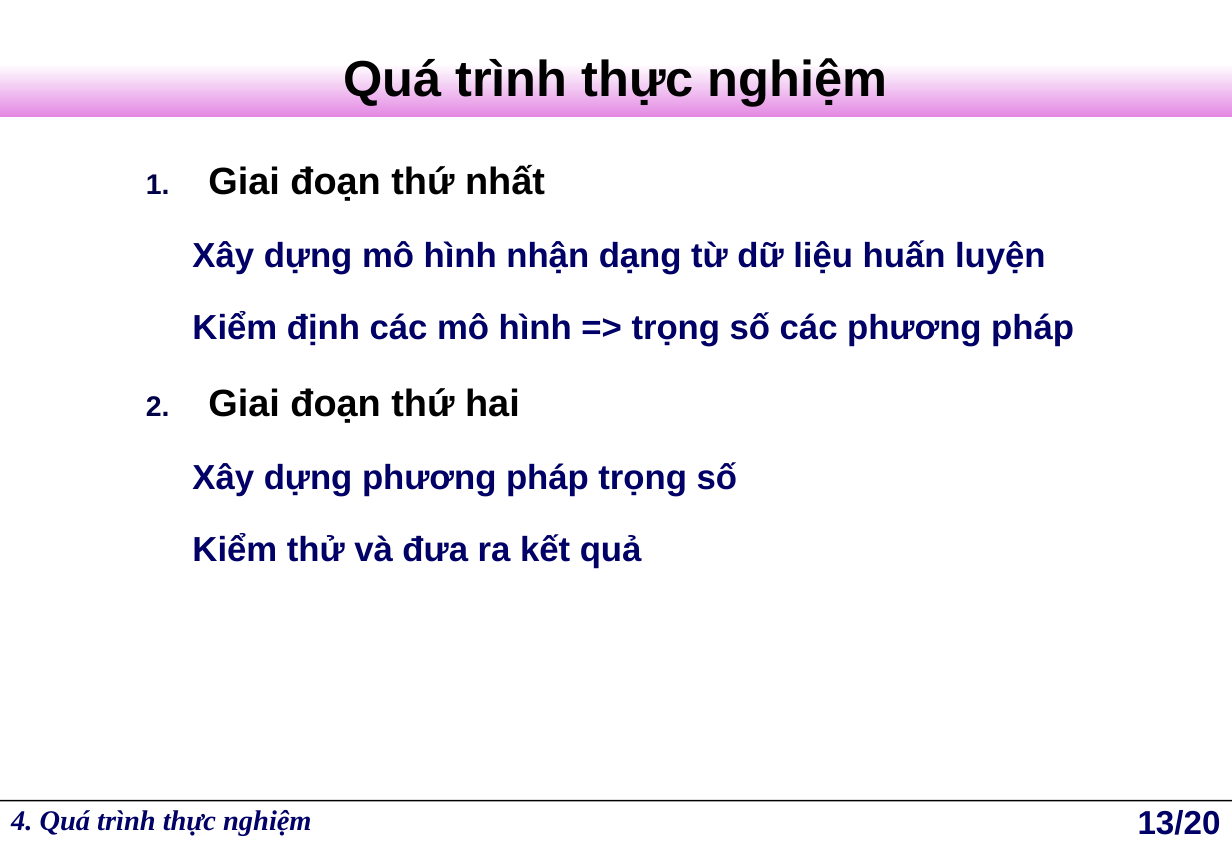
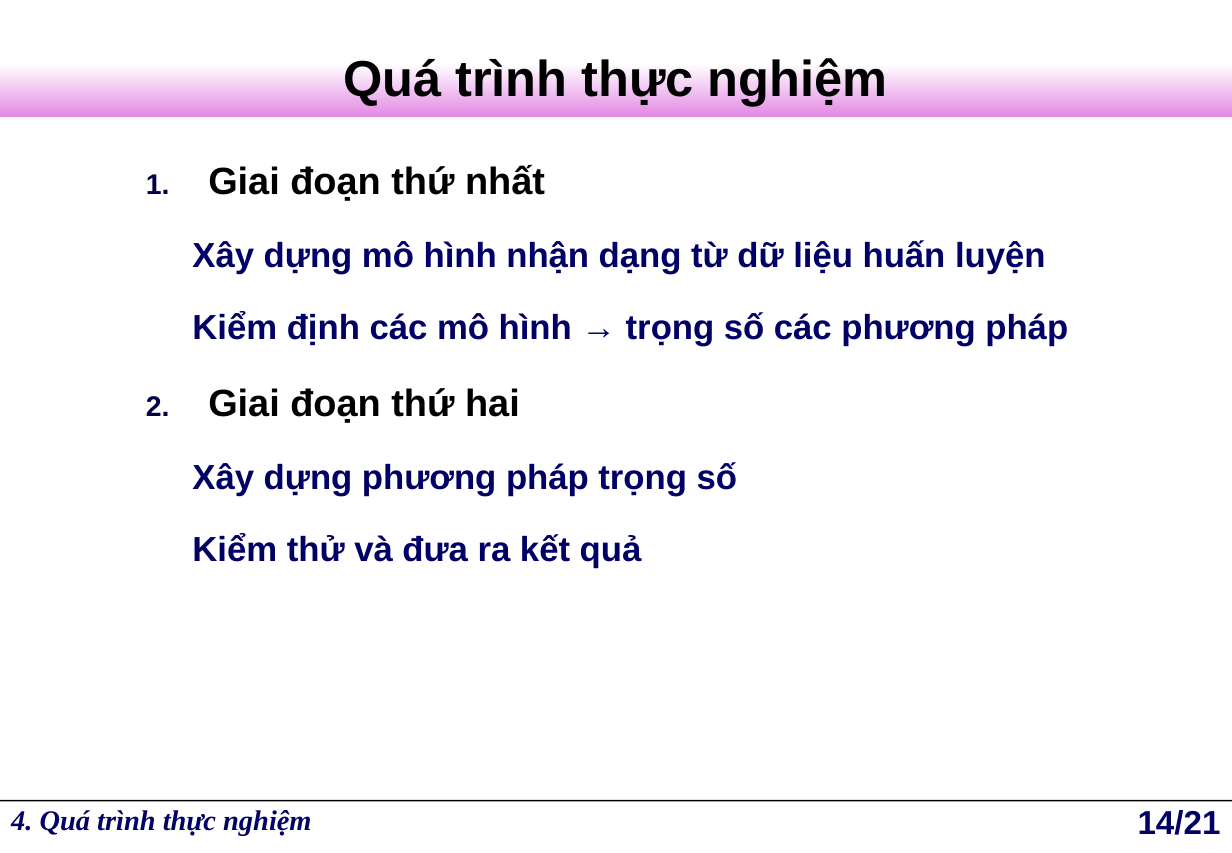
Before and after one commit to darian68/lv, a slide deck: slide 14 of Bao_Cao_Luan_Van.ppt (slide 13 before the commit). Drawn at 1232x853 pixels with LibreOffice and Linux fonts; fonts in the diff are those of the drawing; background and template pictures are left out. Boxes give left, top, right and bottom in pixels: in the first picture for what was removed or moved away, otherwise in the second. Text is boxed around its words. In the diff, an @@ line names an element or a change of style, - is before the commit and + after.

```diff
--- a/Bao_Cao_Luan_Van.ppt
+++ b/Bao_Cao_Luan_Van.ppt
@@ text at (192,311,1068,346): text changed @@
-  Kiểm định các mô hình => trọng số các phương pháp
+  Kiểm định các mô hình → trọng số các phương pháp
@@ page number at (1138,810,1221,835): text changed @@
-13/20
+14/21
```
Also in this commit, not shown: 5 other slides changed, 1 slide added.
